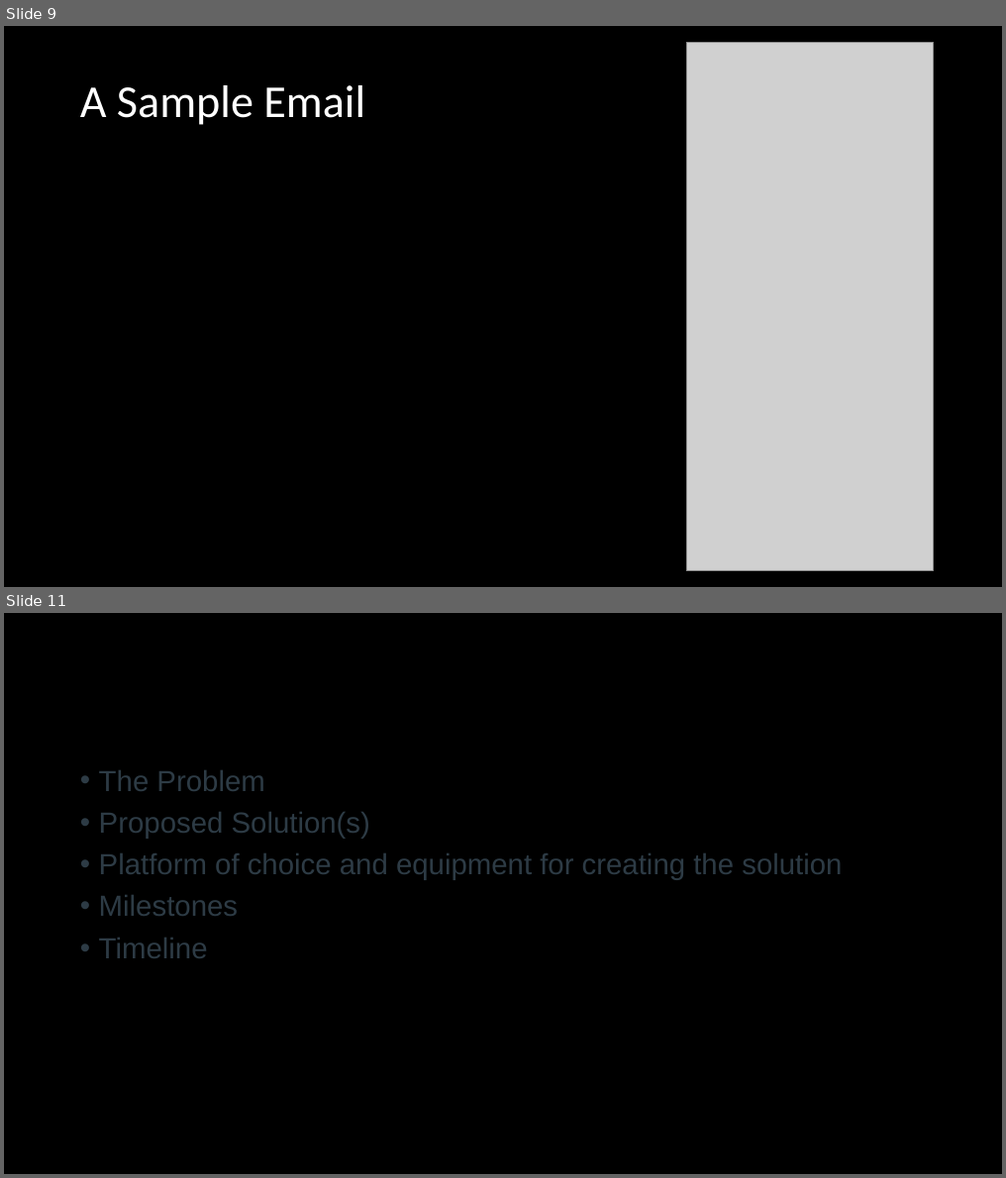
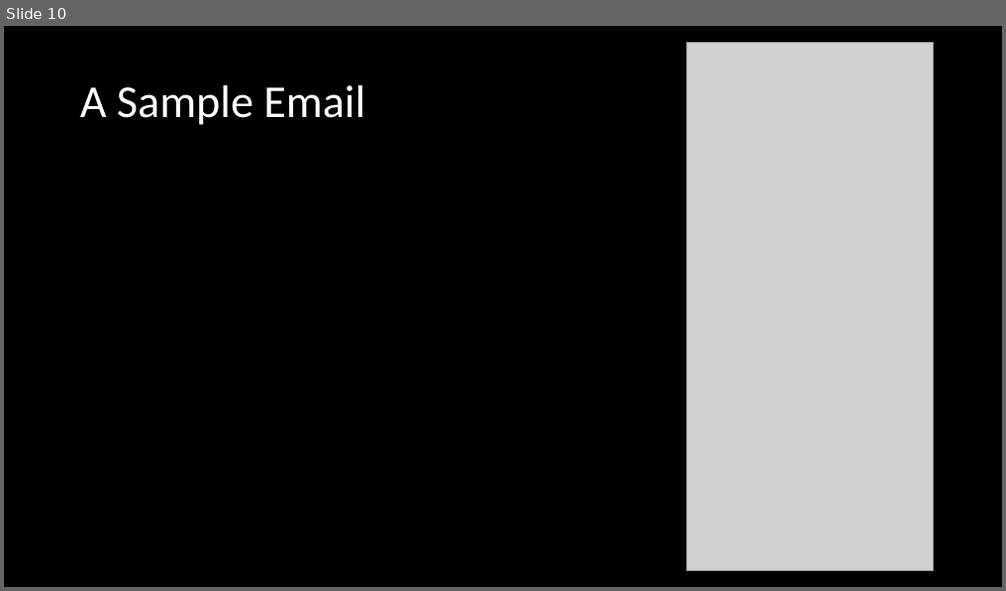
Before and after one commit to phillipad7/ist360_proj, a slide deck: IOT 360 Project Update.pptx. Shown one above the other, each under a label of ours: slides 9 and 11 before the commit, slide 10 after it; the slides between them are not shown. The pictures are 1006x1178 and 1006x591 pixels, drawn with LibreOffice and Linux fonts; fonts in the diff are those of the drawing; grey boxes stand for pictures. Boxes give left, top, right and bottom in pixels: in the first picture for what was removed or moved away, otherwise in the second. Text is boxed around its words. In the diff, an @@ line names an element or a change of style, - is before the commit and + after.

```diff
--- a/IOT 360 Project Update.pptx
+++ b/IOT 360 Project Update.pptx
@@ slide 11 removed at (4,613,1002,1174), background #000000 @@
@@ text removed at (99,770,842,959) @@
-• The Problem
-• Proposed Solution(s)
-• Platform of choice and equipment for creating the solution
-• Milestones
-• Timeline
@@ what was slide 9 is now slide 10 @@
```
Also in this commit, not shown: 3 slides changed, 4 slides added, 1 other slide removed, 1 other file.
